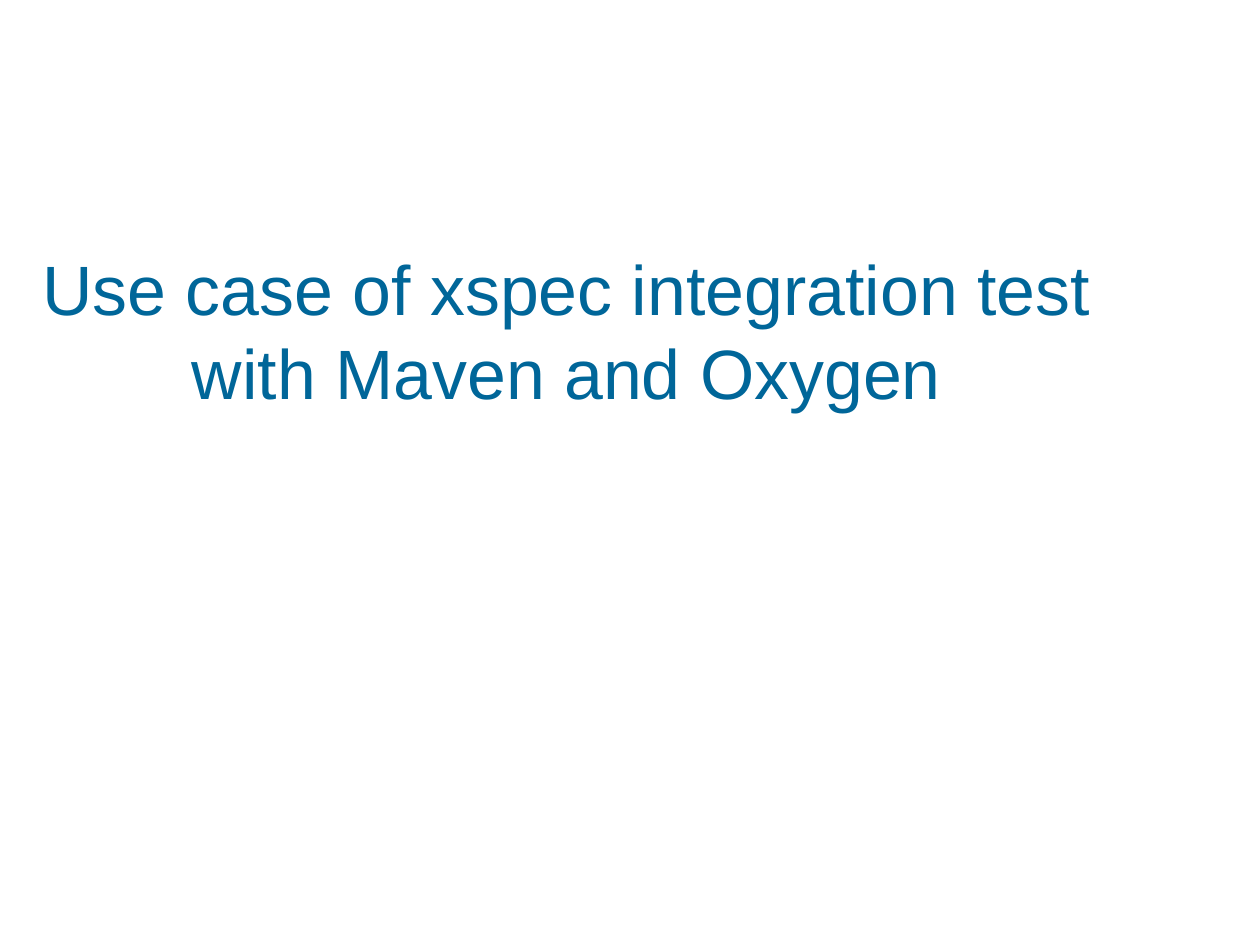
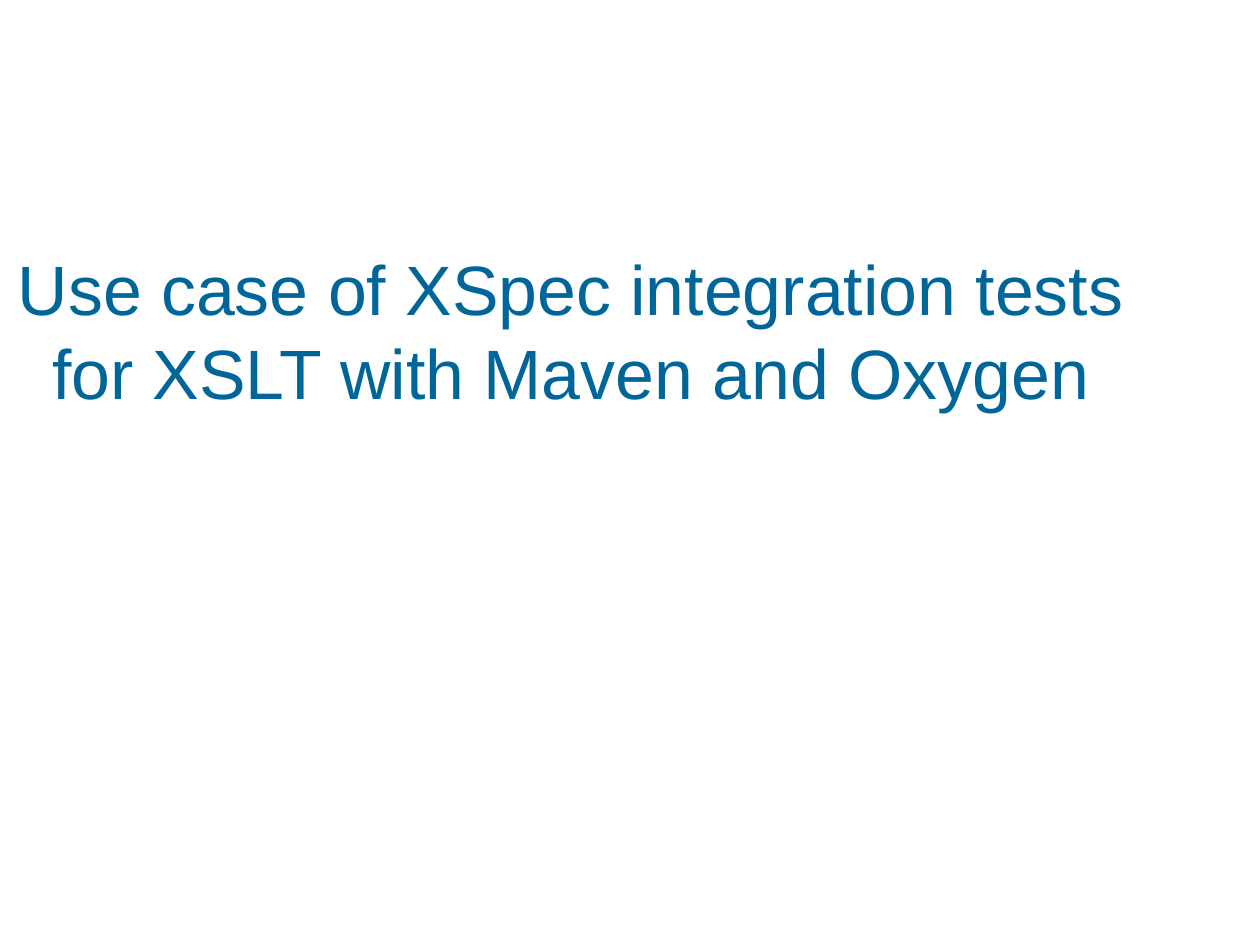
Before and after one commit to mricaud/xml-prague-2018-xspec-integration-testing, a slide deck: slide 1 of xml-prague-2018-xspec-user-meetup-it.odp. Drawn at 1260x945 pixels with LibreOffice and Linux fonts; fonts in the diff are those of the drawing; background and template pictures are left out. Boxes give left, top, right and bottom in pixels: in the first picture for what was removed or moved away, otherwise in the second. Text is boxed around its words. In the diff, an @@ line names an element or a change of style, - is before the commit and + after.

```diff
--- a/xml-prague-2018-xspec-user-meetup-it.odp
+++ b/xml-prague-2018-xspec-user-meetup-it.odp
@@ title at (18,264,1123,412): text changed @@
-Use case of xspec integration test with Maven and Oxygen
+Use case of XSpec integration tests for XSLT with Maven and Oxygen
```
Also in this commit, not shown: 3 other slides changed, 3 slides added, 6 other files.
